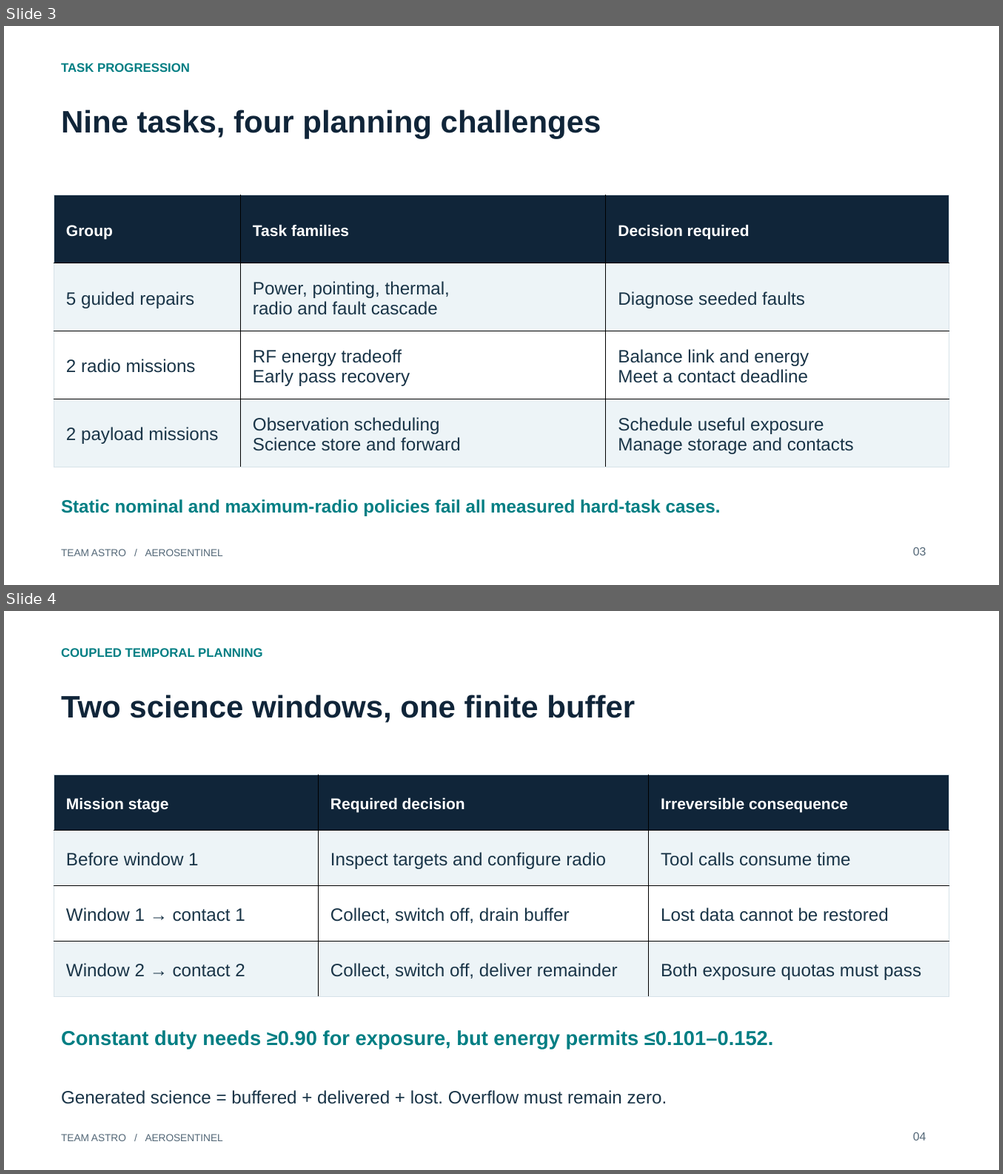
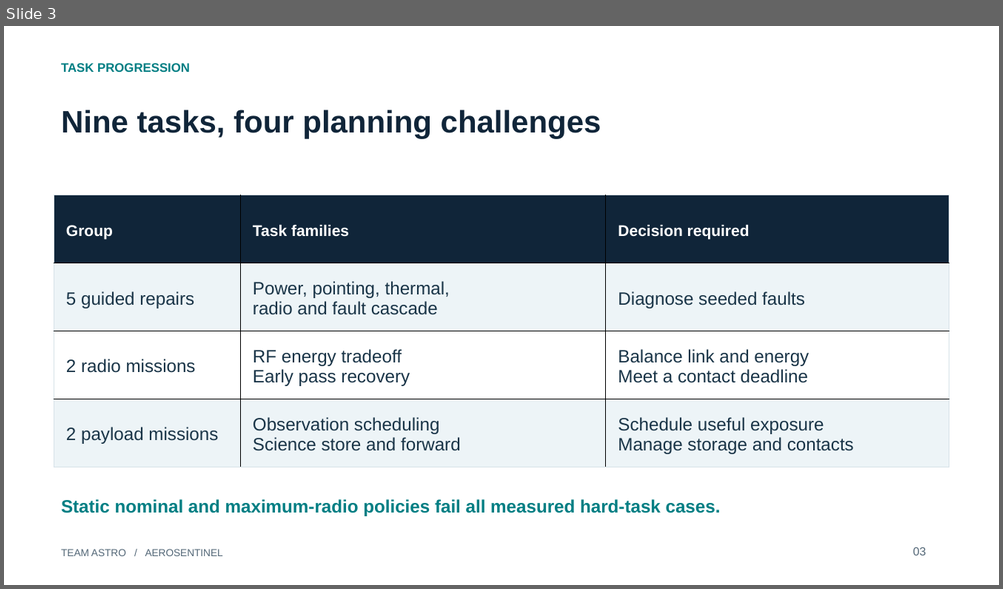
Before and after one commit to devesh3001/ASTRO, a slide deck: submission_bundle/defense-deck.pptx. Shown one above the other, each under a label of ours: slides 3 and 4 before the commit, slide 3 after it. The pictures are 1003x1174 and 1003x589 pixels, drawn with LibreOffice and Linux fonts; fonts in the diff are those of the drawing. Boxes give left, top, right and bottom in pixels: in the first picture for what was removed or moved away, otherwise in the second. Text is boxed around its words. In the diff, an @@ line names an element or a change of style, - is before the commit and + after.

```diff
--- a/submission_bundle/defense-deck.pptx
+++ b/submission_bundle/defense-deck.pptx
@@ slide 4 removed at (4,611,999,1170), background #FFFFFF @@
@@ text removed at (61,648,263,657) @@
-COUPLED TEMPORAL PLANNING
@@ text removed at (61,695,634,723) @@
-Two science windows, one finite buffer
@@ table removed at (54,775,949,997), 4 rows, 3 columns @@
-Mission stage | Required decision | Irreversible consequence
-Before window 1 | Inspect targets and configure radio | Tool calls consume time
-Window 1 → contact 1 | Collect, switch off, drain buffer | Lost data cannot be restored
-Window 2 → contact 2 | Collect, switch off, deliver remainder | Both exposure quotas must pass
@@ text removed at (61,1031,774,1049) @@
-Constant duty needs ≥0.90 for exposure, but energy permits ≤0.101–0.152.
@@ text removed at (61,1091,667,1105) @@
-Generated science = buffered + delivered + lost. Overflow must remain zero.
@@ text removed at (61,1134,223,1142) @@
-TEAM ASTRO / AEROSENTINEL
@@ text removed at (913,1133,926,1141) @@
-04
```
Also in this commit, not shown: 1 slide changed, 1 slide added, 15 other files.
